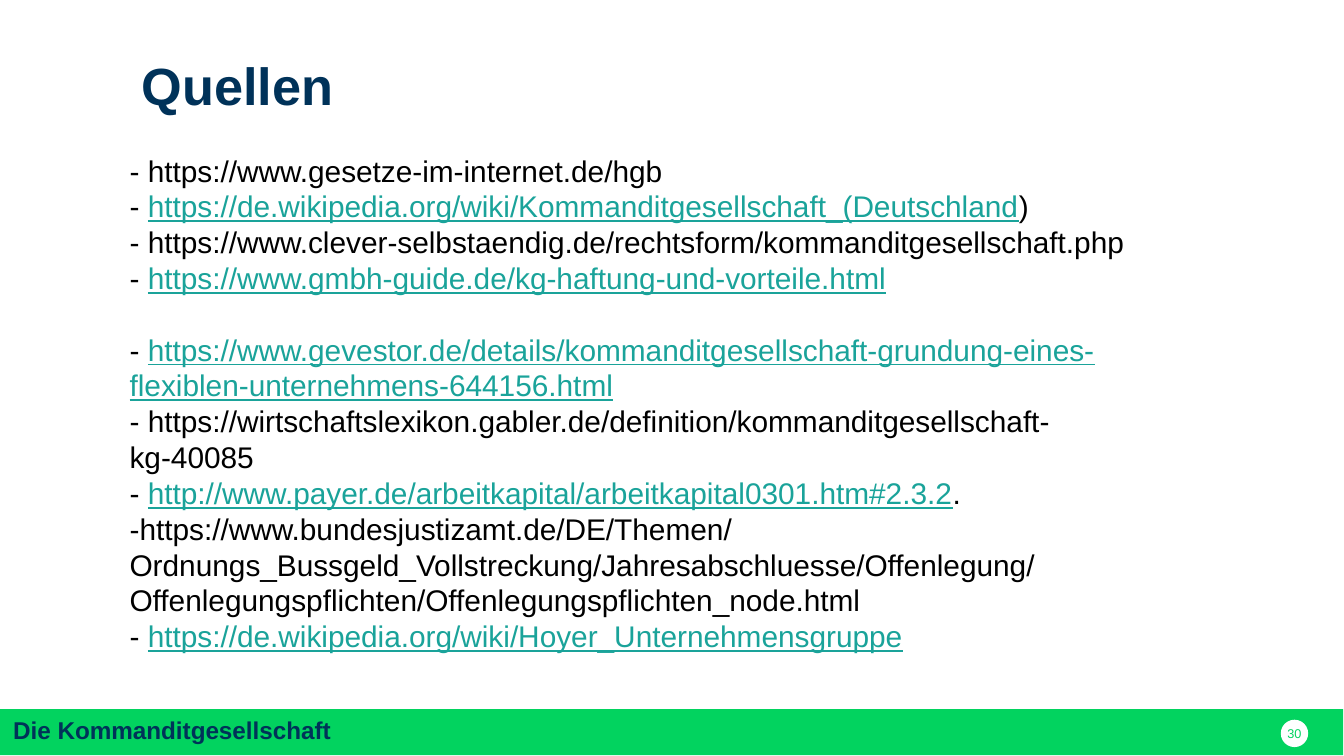
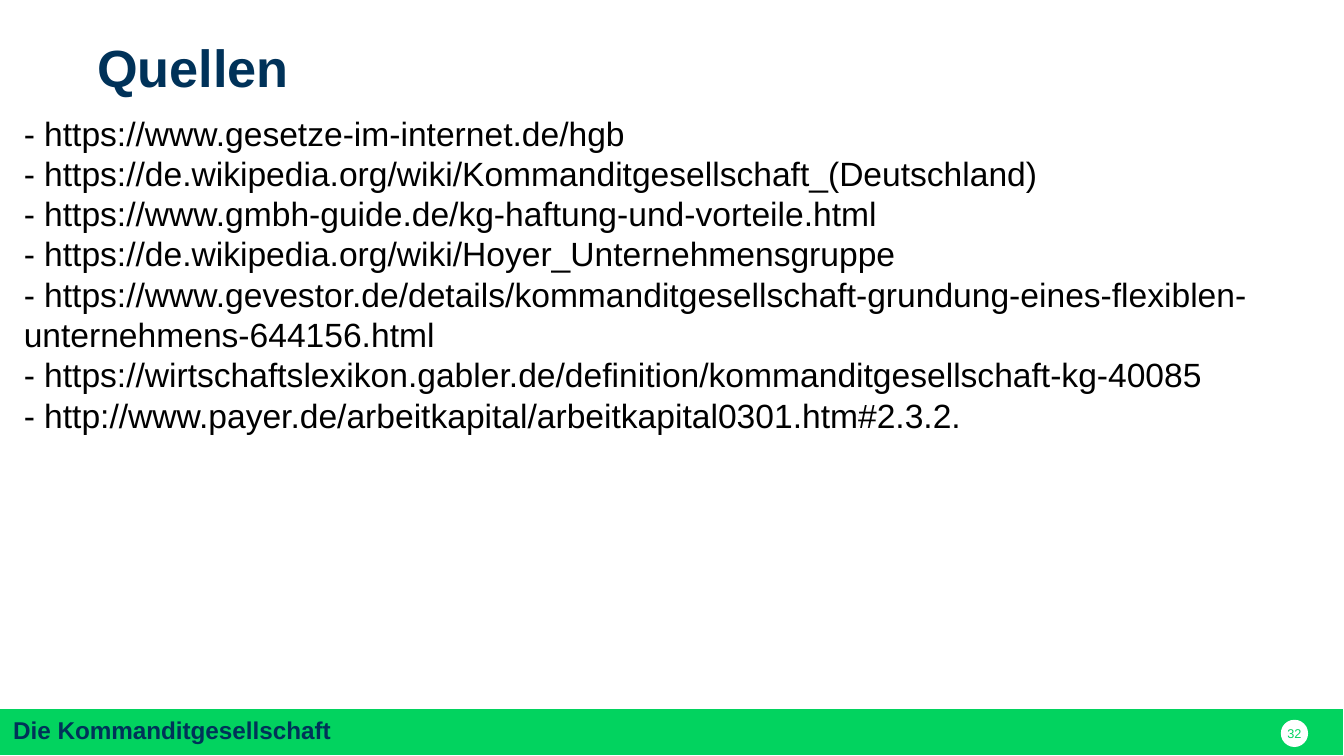
Before and after one commit to nodeg/exercises, a slide deck: slide 32 of FINAL_Referat_BWP_FINAL.pptx (slide 30 before the commit). Drawn at 1344x756 pixels with LibreOffice and Linux fonts; fonts in the diff are those of the drawing. Boxes give left, top, right and bottom in pixels: in the first picture for what was removed or moved away, otherwise in the second. Text is boxed around its words. In the diff, an @@ line names an element or a change of style, - is before the commit and + after.

```diff
--- a/FINAL_Referat_BWP_FINAL.pptx
+++ b/FINAL_Referat_BWP_FINAL.pptx
@@ text "Quellen": place and size @@
-text "Quellen" at bbox=[142, 67, 333, 116]
+text "Quellen" at bbox=[97, 49, 288, 97]
@@ text "- https://www.gesetze-im-internet.de/hgb": place and size @@
-text "- https://www.gesetze-im-internet.de/hgb" at bbox=[130, 160, 1124, 653]
+text "- https://www.gesetze-im-internet.de/hgb" at bbox=[24, 121, 1246, 434]
@@ text at bbox=[24, 121, 1246, 434]: size 16 to 18 pt in "- https://www.gesetze-im-internet.de/hgb", "- https://de.wikipedia.org/wiki/Kommanditgesellschaft_(Deuts ...", "- https://www.gmbh-guide.de/kg-haftung-und-vorteile.html", "- https://www.gevestor.de/details/kommanditgesellschaft-grun ..." and 2 more places; text colour #1AA39A to #000000, underline off in "https://de.wikipedia.org/wiki/Kommanditgesellschaft_(Deutsch ...", "https://www.gmbh-guide.de/kg-haftung-und-vorteile.html", "https://www.gevestor.de/details/kommanditgesellschaft-grundu ...", "http://www.payer.de/arbeitkapital/arbeitkapital0301.htm#2.3. ..." @@
@@ text at bbox=[148, 231, 1124, 259]: paragraph removed @@
-- https://www.clever-selbstaendig.de/rechtsform/kommanditgesellschaft.php
@@ text at bbox=[44, 241, 895, 273]: paragraph added @@
+- https://de.wikipedia.org/wiki/Hoyer_Unternehmensgruppe
@@ text at bbox=[130, 518, 1035, 653]: paragraphs removed @@
--https://www.bundesjustizamt.de/DE/Themen/Ordnungs_Bussgeld_Vollstreckung/Jahresabschluesse/Offenlegung/Offenlegungspflichten/Offenlegungspflichten_node.html
-- https://de.wikipedia.org/wiki/Hoyer_Unternehmensgruppe
@@ page number at bbox=[1287, 729, 1301, 738]: text changed @@
-30
+32
```
Also in this commit, not shown: 15 other slides changed, 9 slides added, 5 slides removed.
